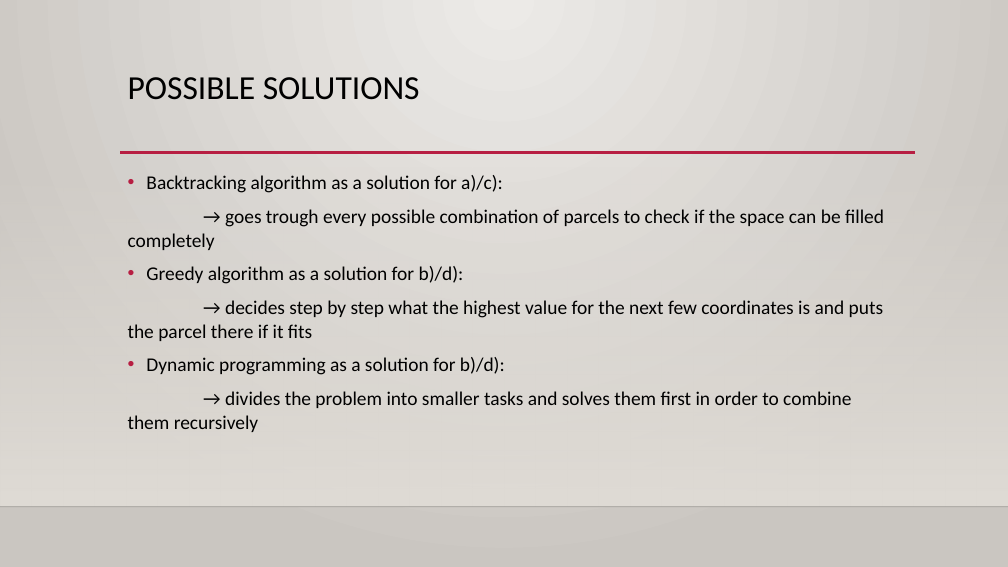
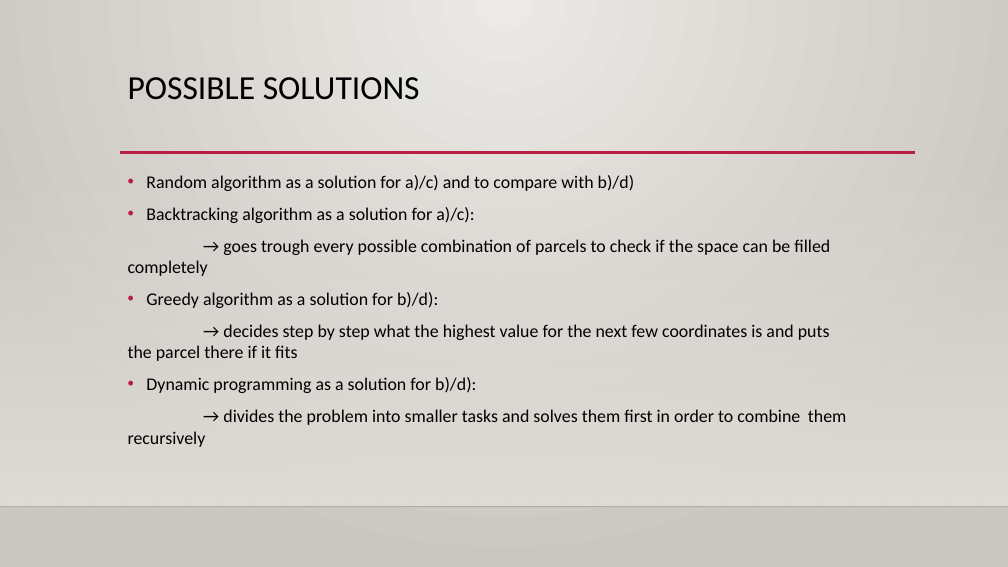
Before and after one commit to 31l3311/Pentominoes, a slide deck: slide 4 of project 3.pptx. Drawn at 1008x567 pixels with LibreOffice and Linux fonts; fonts in the diff are those of the drawing; background and template pictures are left out. Boxes give left, top, right and bottom in pixels: in the first picture for what was removed or moved away, otherwise in the second. Text is boxed around its words. In the diff, an @@ line names an element or a change of style, - is before the commit and + after.

```diff
--- a/project 3.pptx
+++ b/project 3.pptx
@@ text at (146, 175, 635, 191): paragraph added @@
+• Random algorithm as a solution for a)/c) and to compare with b)/d)
@@ text at (128, 207, 847, 447): size 18.5 to 17 pt in "Backtracking algorithm as a solution for a)/c):", "→ goes trough every possible combination of ...", "Greedy algorithm as a solution for b)/d):", "→ decides step by step what the ..." and 2 more places @@
```
Also in this commit, not shown: 7 other slides changed, 10 slides added, 2 slides removed.
